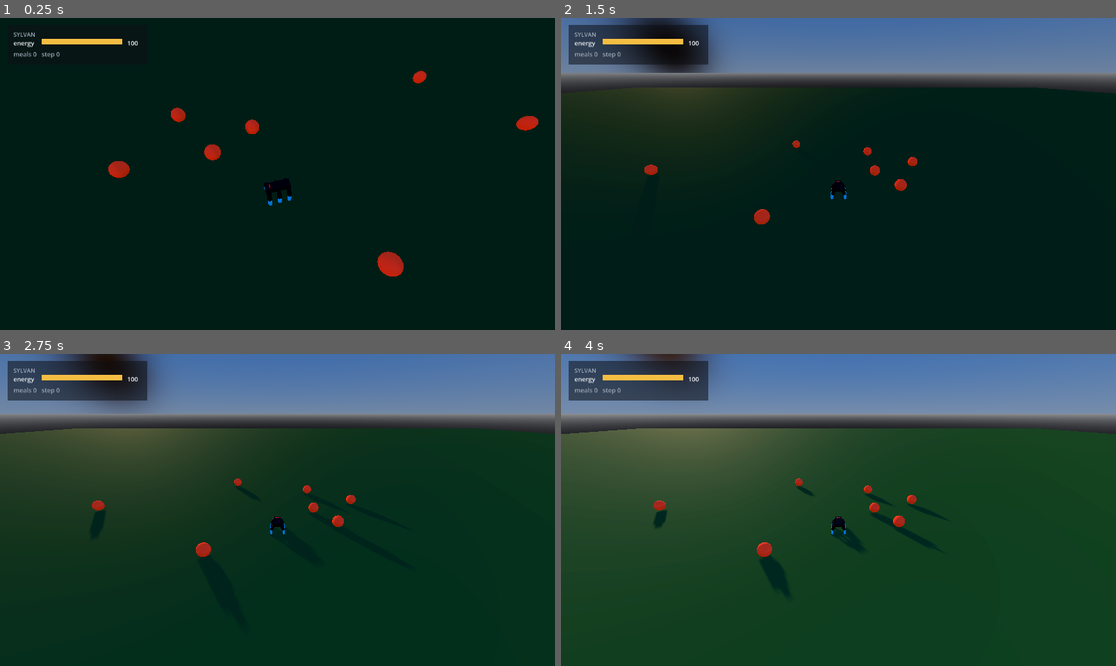
Above: before the commit, frames 1-4 (two rows, left to right).
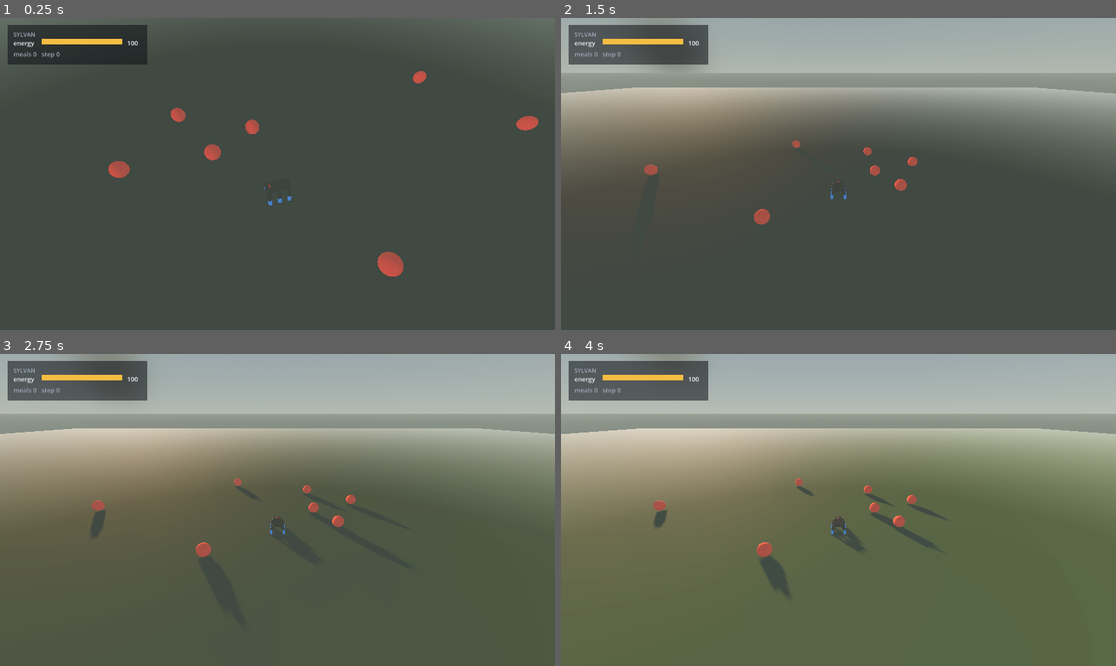
Above: after the commit, the same moments.

Repository: edgarbnt/Sylvan
Game: Godot game, scene res://scenes/main.tscn
Same seed, same stepped clock (60 frames per second), same inputs: the game is played once before the commit and once after it.
Inputs:
- Up to frame 1 (0.25 s): no input
- Up to frame 2 (1.5 s): no input
- Up to frame 3 (2.75 s): no input
- Up to frame 4 (4 s): tap Enter at 2.75 s; tap Space at 3.5 s

The runs differ from the first frame. In frame 1, 100% of the frame differs, in the area x 0-100%, y 0-100%; in frame 2, 100%; in frame 3, 100%; in frame 4, 99%.

Commit message:
feat(visuel): fog and depth in the air, and undergrowth where the ground drags
Two additions, both entirely outside the perceived layer, so the world model
training right now is untouched.

Ambience. The sky was a flat blue gradient and there was no fog, so 35 metres of
radius read as a plateau. Now a warmer horizon, a filmic tonemap, sky-sourced
ambient light, and height fog -- which is what actually makes a forest feel deep.
None of it touches the retina, which raycasts collision layer 8 and reads colour
from a meta; it sees neither sky nor fog.

Undergrowth. speed_multiplier_at slows the entity by the number of trees within
terrain_radius, and that term is heavy: the measured terrain factor of 0.635 is
what takes the travel budget from 84.9 m per life down to 53.9. It had no
rendering at all -- the ground looked uniformly flat while she waded. Each tree
now carries a tuft patch of exactly its drag disc, sampled uniformly in area, so
where the discs overlap the vegetation thickens on its own and the picture tells
the truth about where speed drops. The radius is read from the served
SYLVAN_TERRAIN_RADIUS rather than retyped, so the drawn disc cannot drift from
the applied one.

Stated plainly because it is an asymmetry worth knowing: the entity does not SEE
this undergrowth. It is on no perceived layer. She suffers it without perceiving
it, which is a real open design question -- should she be able to see the ground
that slows her? The tufts are therefore rendered matte and low where everything
she perceives is emissive, so they cannot be mistaken for an object by eye.

Both are opt-in, visual-mode only, on a dedicated RNG stream so no draw shifts
the command sequence. Headless builds nothing: verified zero script errors with
both flags on, and the viewer starts clean.

Diff:
--- a/godot/scenes/world/world_v0.tscn
+++ b/godot/scenes/world/world_v0.tscn
@@ -1,9 +1,12 @@
 [gd_scene load_steps=7 format=3]
 
 [sub_resource type="ProceduralSkyMaterial" id="ProceduralSkyMaterial_sky"]
-sky_top_color = Color(0.2, 0.45, 0.85, 1)
-sky_horizon_color = Color(0.55, 0.65, 0.8, 1)
-ground_bottom_color = Color(0.1, 0.1, 0.12, 1)
+sky_top_color = Color(0.28, 0.44, 0.62, 1)
+sky_horizon_color = Color(0.76, 0.79, 0.74, 1)
+ground_horizon_color = Color(0.5, 0.5, 0.44, 1)
+ground_bottom_color = Color(0.16, 0.17, 0.13, 1)
+sun_angle_max = 24.0
+sun_curve = 0.15
 
 [sub_resource type="Sky" id="Sky_sky"]
 sky_material = SubResource("ProceduralSkyMaterial_sky")
@@ -11,8 +14,20 @@
 [sub_resource type="Environment" id="Environment_main"]
 background_mode = 2
 sky = SubResource("Sky_sky")
-tonemap_mode = 2
+ambient_light_source = 3
+ambient_light_sky_contribution = 0.85
+ambient_light_energy = 1.1
+tonemap_mode = 3
+tonemap_white = 1.4
+fog_enabled = true
+fog_light_color = Color(0.72, 0.76, 0.72, 1)
+fog_density = 0.012
+fog_sky_affect = 0.3
+fog_height = 6.0
+fog_height_density = 0.02
 glow_enabled = true
+glow_intensity = 0.5
+glow_bloom = 0.05
 
 [sub_resource type="BoxShape3D" id="BoxShape3D_floor"]
 size = Vector3(100, 2, 100)
--- a/godot/scripts/world/forest_solid.gd
+++ b/godot/scripts/world/forest_solid.gd
@@ -41,6 +41,11 @@
 var _use_mesh := false         # habillage KayKit (visuel seul) ; défaut OFF = primitives, bit-identique
 var _mesh_cache = null         # modèle chargé UNE fois puis dupliqué (un glTF par arbre serait absurde)
 var _mesh_tried := false       # on ne retente pas un chargement qui a échoué à chaque arbre
+var _grass_root: Node3D = null # racine du sous-bois VISUEL ; null = jamais construit (headless)
+var _grass_per_tree := 10      # touffes semées par arbre dans son disque de traînée
+var _grass_radius := 2.5       # = SYLVAN_TERRAIN_RADIUS, le disque RÉELLEMENT compté
+var _rng_grass := RandomNumberGenerator.new()  # flux DÉDIÉ : le décor ne doit pas décaler
+                                               # le tirage des commandes (§6quater F)
 var _count_min := 0            # borne basse de l'effectif par épisode ; == _count → variation OFF
 var _episode_count := 0        # effectif RÉELLEMENT servi cet épisode (tiré dans [_count_min, _count])
 var _radius_min := 2.5                             # anneau de dispersion : on garde le centre dégagé
@@ -117,6 +122,10 @@
 	# un minimum supérieur au maximum produirait un randi_range inversé, donc un crash ou pire.
 	_count_min = clampi(int(_env("SYLVAN_FOREST_COUNT_MIN", str(_count))), 0, _count)
 	_use_mesh = _env("SYLVAN_FOREST_MESH", "0") == "1"   # habillage : visuel seul, jamais en collecte
+	# Le sous-bois se dessine sur le rayon RÉELLEMENT servi au ralentissement, jamais sur un chiffre
+	# recopié : sinon l'image montrerait un disque de traînée qui n'est pas celui qu'on applique.
+	_grass_radius = _envf("SYLVAN_TERRAIN_RADIUS", _grass_radius)
+	_grass_per_tree = int(_env("SYLVAN_FOREST_UNDERGROWTH", "0"))
 	_radius_min = _envf("SYLVAN_FOREST_RADIUS_MIN", _radius_min)
 	_radius_max = _envf("SYLVAN_FOREST_RADIUS_MAX", _radius_max)
 	_trunk_r = _envf("SYLVAN_FOREST_TRUNK_R", _trunk_r)
@@ -168,6 +177,13 @@
 func _ensure_built() -> void:
 	if not active() or not _bodies.is_empty():
 		return
+	# Racine du sous-bois : créée UNIQUEMENT en mode visuel. En headless elle reste null et
+	# _build_undergrowth() sort au premier test → la collecte ne paie rien et ne change pas.
+	if _grass_per_tree > 0 and DisplayServer.get_name() != "headless":
+		_rng_grass.seed = 20260729
+		_grass_root = Node3D.new()
+		_grass_root.name = "SousBois"
+		add_child(_grass_root)
 	_material = StandardMaterial3D.new()
 	_material.albedo_color = _color
 	_material.emission_enabled = true
@@ -383,6 +399,7 @@
 		% [_centers.size(), _mean_nn(), _support_area(), _clark_evans()])
 	_apply_tree_radius()
 	_apply_tree_appearance()
+	_build_undergrowth()
 	if _radius_var > 0.0:
 		print("[forest] taille : var %.2f | rayon des troncs MESURE %.3f..%.3f m (nominal %.2f) — la geometrie VARIE, donc l encodeur peut l apprendre"
 			% [_radius_var, _rad_lo, _rad_hi, _trunk_r])
@@ -551,6 +568,50 @@
 	return maxf(floor_v, 1.0 / (1.0 + strength * float(n)))
 
 
+# SOUS-BOIS VISIBLE (2026-07-29, opt-in SYLVAN_FOREST_UNDERGROWTH, mode VISUEL seulement).
+#
+# POURQUOI. `speed_multiplier_at` ci-dessus ralentit l'entité selon le NOMBRE d'arbres dans un rayon
+# de `terrain_radius` — c'est du sous-bois, et c'est lourd : le facteur terrain mesuré (0,635) fait
+# passer le budget de trajet de 84,9 m à 53,9 m par vie, l'une des constantes les plus lourdes du
+# monde. Or il n'avait AUCUN rendu : le sol paraissait uniformément plat pendant qu'elle pataugeait.
+#
+# CE QUE ÇA MONTRE, ET CE QUE ÇA NE MONTRE PAS. On sème une nappe par arbre, du rayon exact du disque
+# de traînée : là où les disques se recouvrent, la végétation s'épaissit d'elle-même, donc l'image
+# dit la vérité sur l'endroit où la vitesse tombe. En revanche l'entité, elle, ne VOIT pas ce
+# sous-bois : il n'est ni sur la couche 8 ni porteur de `retina_color`. Elle le SUBIT sans le
+# percevoir. Ce n'est pas un mensuel visuel — c'est le rendu d'une force réellement vécue — mais
+# c'est une ASYMÉTRIE qu'il faut connaître, et c'est une question de conception ouverte : faut-il
+# qu'elle puisse voir le terrain qui la freine ? Les touffes sont donc rendues MATES et BASSES,
+# quand tout ce qu'elle perçoit est émissif : impossible de les confondre à l'œil avec un objet.
+func _build_undergrowth() -> void:
+	if _grass_root == null:
+		return
+	for c in _grass_root.get_children():
+		c.queue_free()                       # les arbres bougent à chaque épisode : on re-sème
+	if _centers.is_empty():
+		return
+	var mat := StandardMaterial3D.new()
+	mat.albedo_color = Color(0.16, 0.24, 0.13)   # olive sombre, MAT : ne peut pas passer pour un objet
+	mat.roughness = 1.0
+	var tuft := CylinderMesh.new()               # touffe basse et large, pas un objet dressé
+	tuft.top_radius = 0.0
+	tuft.bottom_radius = 0.32
+	tuft.height = 0.22
+	for c in _centers:
+		for _k in range(_grass_per_tree):
+			var a := _rng_grass.randf_range(0.0, TAU)
+			# uniforme EN AIRE dans le disque de traînée : la densité dessinée suit la densité
+			# réellement comptée par speed_multiplier_at, au lieu de s'entasser près du tronc.
+			# rayon = SYLVAN_TERRAIN_RADIUS : on dessine le disque SERVI, pas un joli disque.
+			var r := sqrt(_rng_grass.randf()) * _grass_radius
+			var m := MeshInstance3D.new()
+			m.mesh = tuft
+			m.material_override = mat
+			m.position = Vector3(c.x + cos(a) * r, 0.10, c.z + sin(a) * r)
+			m.rotate_y(_rng_grass.randf_range(0.0, TAU))
+			_grass_root.add_child(m)
+
+
 func _env(key: String, dflt: String) -> String:
 	var v := OS.get_environment(key)
 	return v if v != "" else dflt
Not shown, changed: scripts/voir_foret.sh
